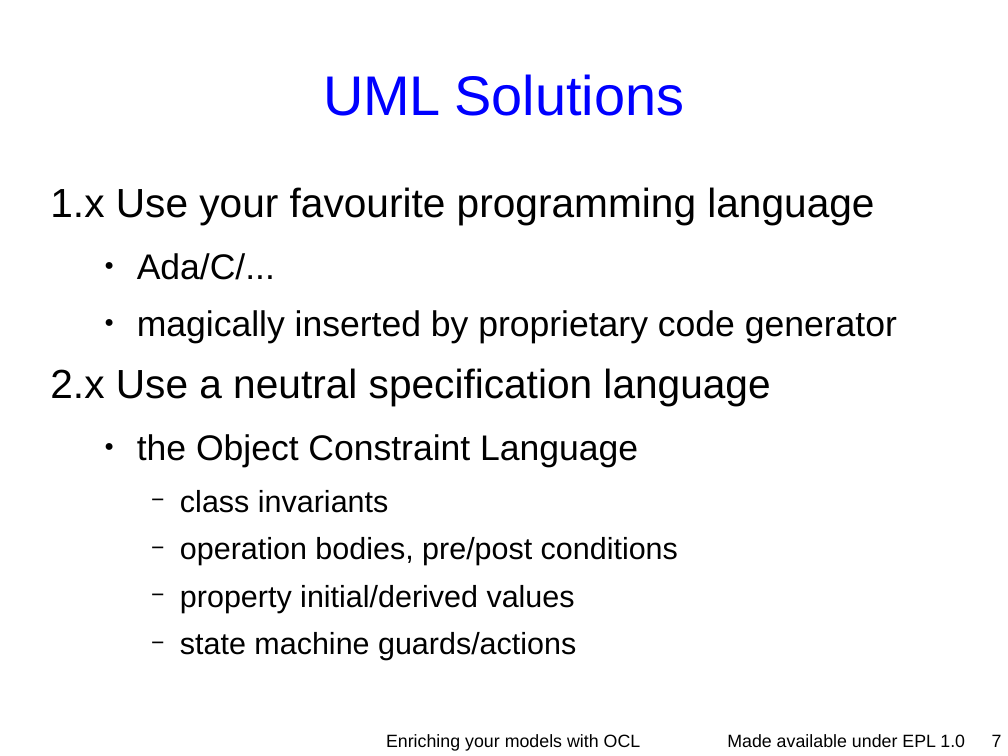
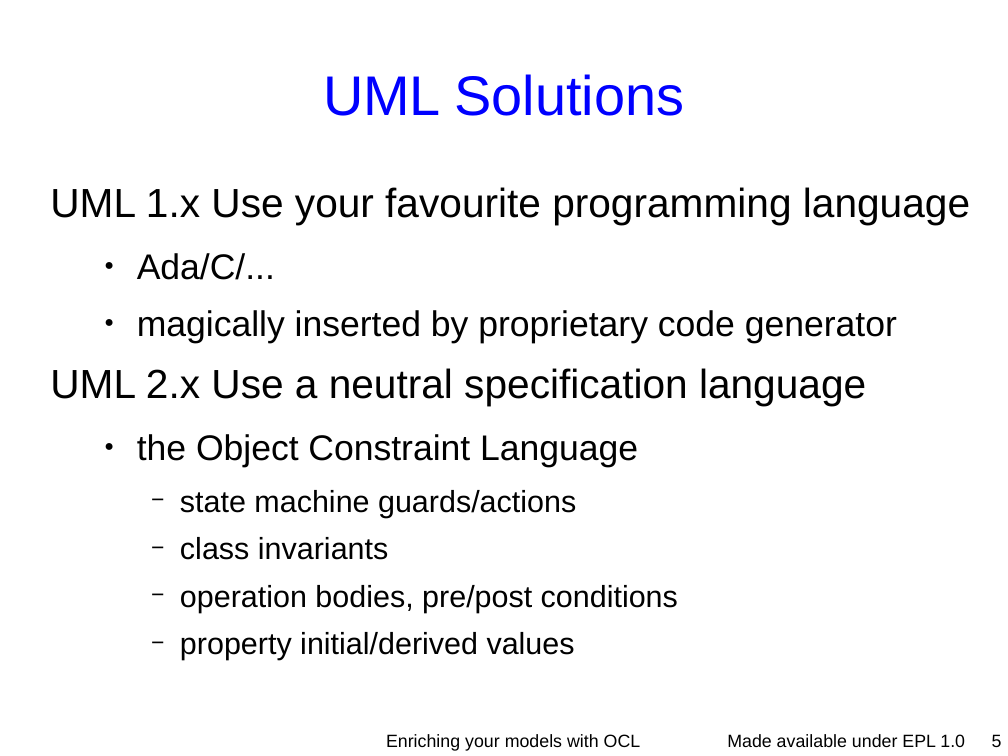
Before and after one commit to eclipse-ocl/ocl-website, a slide deck: slide 5 of ocl/docs/publications/ESE2010LongTalk/EnrichingWithOCL.odp (slide 7 before the commit). Drawn at 1008x756 pixels with LibreOffice and Linux fonts; fonts in the diff are those of the drawing; background and template pictures are left out. Boxes give left, top, right and bottom in pixels: in the first picture for what was removed or moved away, otherwise in the second. Text is boxed around its words. In the diff, an @@ line names an element or a change of style, - is before the commit and + after.

```diff
--- a/ocl/docs/publications/ESE2010LongTalk/EnrichingWithOCL.odp
+++ b/ocl/docs/publications/ESE2010LongTalk/EnrichingWithOCL.odp
@@ text at [50,187,970,225]: text changed @@
-1.x Use your favourite programming language
+UML 1.x Use your favourite programming language
@@ text at [50,368,866,406]: text changed @@
-2.x Use a neutral specification language
+UML 2.x Use a neutral specification language
@@ text at [180,490,576,518]: paragraph added @@
+    − state machine guards/actions
@@ text at [180,632,576,660]: paragraph removed @@
-    − state machine guards/actions
@@ page number at [992,734,1002,747]: text changed @@
-7
+5
```
Also in this commit, not shown: 16 other slides changed, 3 slides removed.
